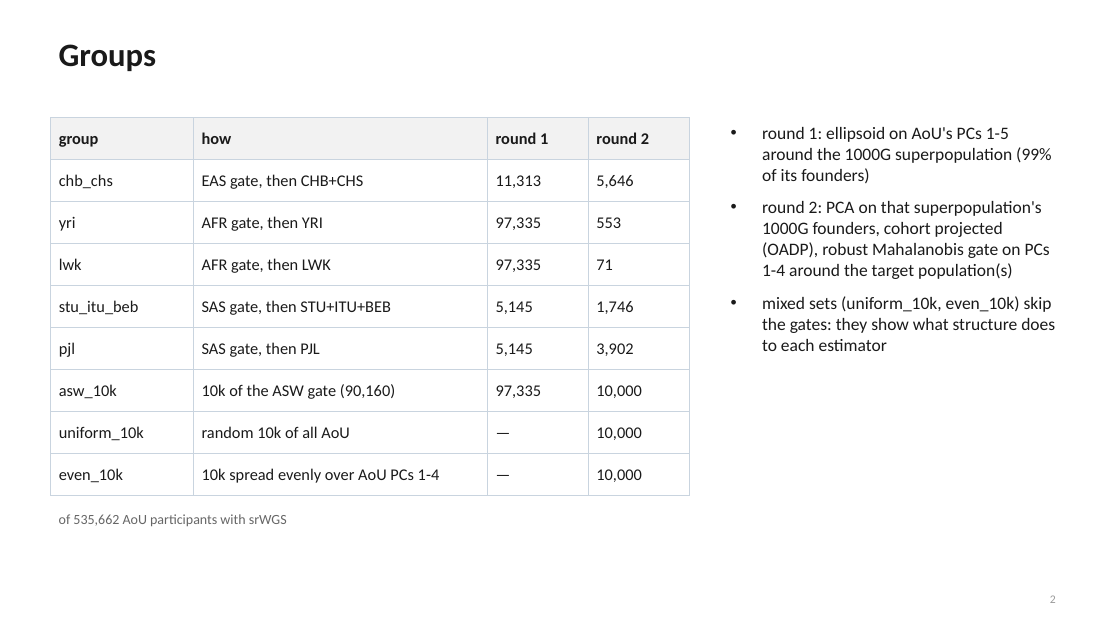
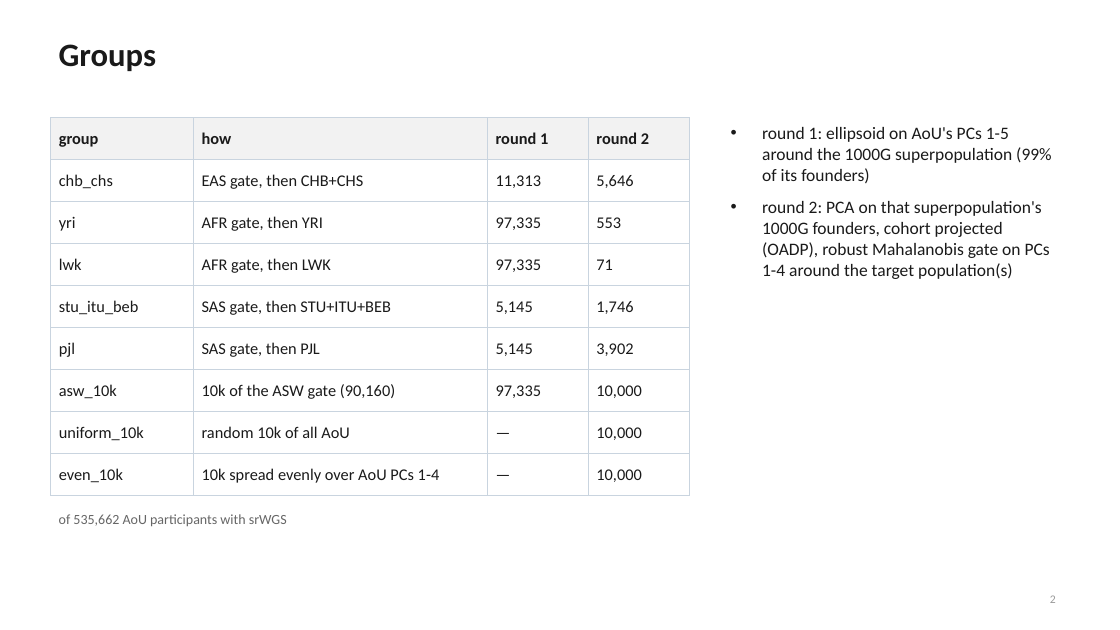
Before and after one commit to mkiravn/aou-covariance, a slide deck: slide 2 of slides/relatedness_condensed.pptx. Drawn at 1120x630 pixels with LibreOffice and Linux fonts; fonts in the diff are those of the drawing. Boxes give left, top, right and bottom in pixels: in the first picture for what was removed or moved away, otherwise in the second. Text is boxed around its words. In the diff, an @@ line names an element or a change of style, - is before the commit and + after.

```diff
--- a/slides/relatedness_condensed.pptx
+++ b/slides/relatedness_condensed.pptx
@@ text at (762, 296, 1055, 351): paragraph removed @@
-• mixed sets (uniform_10k, even_10k) skip the gates: they show what structure does to each estimator
```
Also in this commit, not shown: 1 other file.
